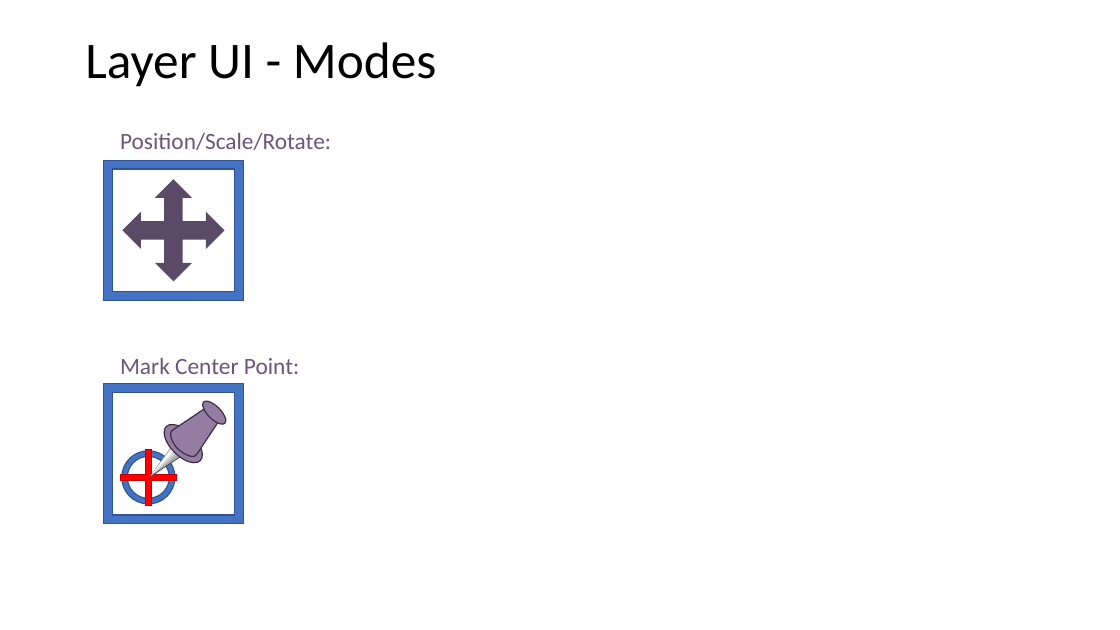
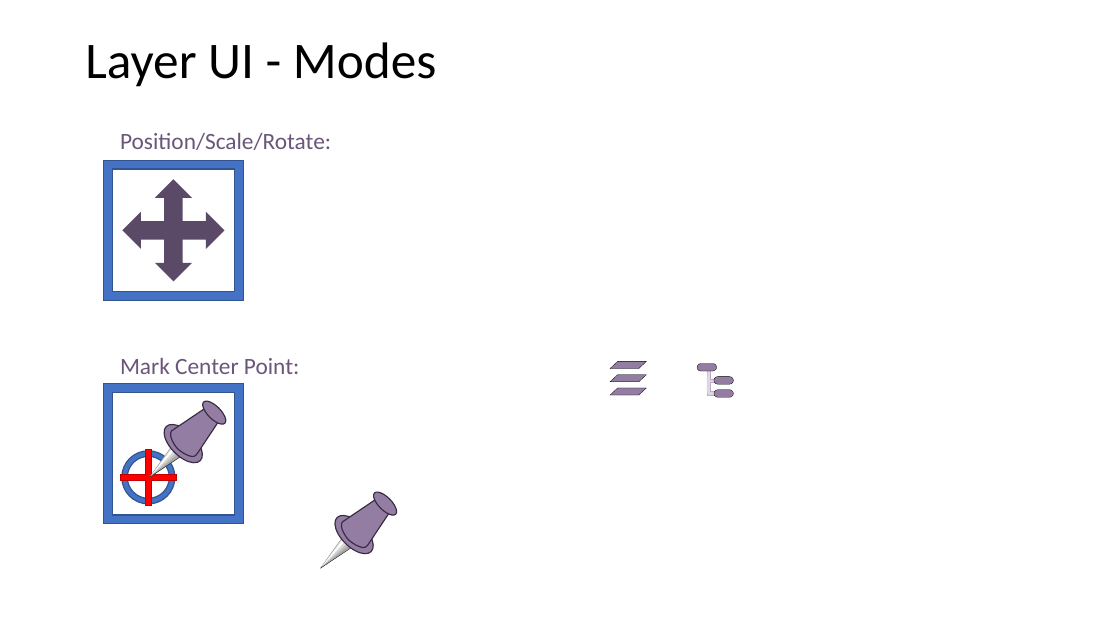
Before and after one commit to MillerMark/CodeRushed-1, a slide deck: slide 16 of Design Notes/Game 1 - Vector Artwork.pptx. Drawn at 1120x630 pixels with LibreOffice and Linux fonts; fonts in the diff are those of the drawing. Boxes give left, top, right and bottom in pixels: in the first picture for what was removed or moved away, otherwise in the second. Text is boxed around its words. In the diff, an @@ line names an element or a change of style, - is before the commit and + after.

```diff
--- a/Design Notes/Game 1 - Vector Artwork.pptx
+++ b/Design Notes/Game 1 - Vector Artwork.pptx
@@ parallelogram added at bbox=[610, 388, 646, 396], fill #937DA3, outline #000000 0.25 pt @@
@@ parallelogram added at bbox=[610, 375, 646, 382], fill #937DA3, outline #000000 0.25 pt @@
@@ parallelogram added at bbox=[610, 361, 646, 369], fill #937DA3, outline #000000 0.25 pt @@
@@ group added at bbox=[697, 364, 734, 397]: 3 rounded rectangles, 1 freeform shape @@
@@ group added at bbox=[315, 489, 401, 574]: 3 triangles, 2 freeform shapes, 2 ellipses, 1 line @@
```
Also in this commit, not shown: 3 other slides changed, 6 other files.
